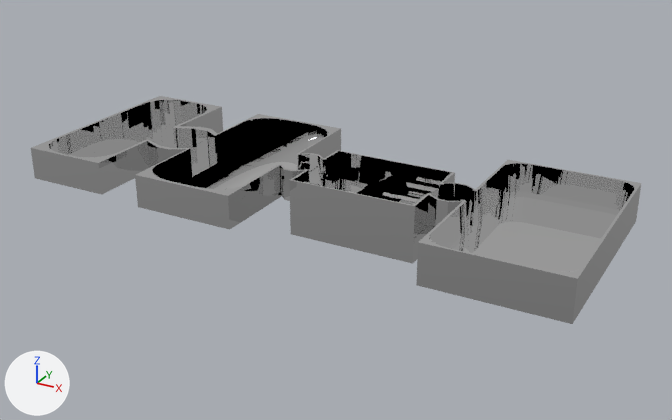
Before and after pictures for a commit that changed the FBX model Robot Invasion 2.0/Assets/Assets/Level Parts/Level 1.fbx.
Camera for both pictures: a camera (50 mm lens) standing at (51.0, -104.4, 53.9) and looking at (-6.4, 0.1, 1.7). Arrows for +X, +Y and +Z are at lower left; the lights stay in place.

In view in the first picture: 'Coredoor Wall', 'Enemy Floor', 'Enemy Wall', 'Hero Coredoor', 'Hero Wall', 'Power Up Floor', 'Power Up Wall', 'Weapon Room Entrence Wall', 'Weapon Room Floor', 'Weapon Room Wall'.
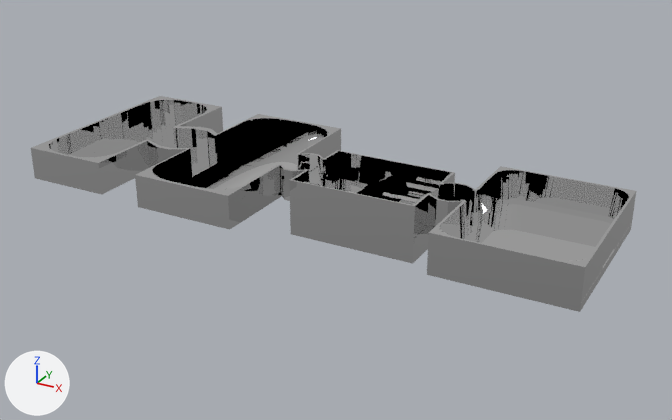
The edits, one by one:
me_cube_001 is used by ob_enemy_floor; location (0.0, 0.0, 0.0).
me_cube_001 had 8 vertices, 6 faces and spanned x 13.3..31.0, y -15.5..14.5, z 3.3..3.4.
me_cube_001 now has 8 vertices, 6 faces and spans x 13.3..31.4, y -12.7..11.5, z 3.3..3.4.
me_cube_001 part 1: the whole mesh is rebuilt.
me_cube_002 is used by ob_enemy_wall; location (0.0, 0.0, 0.0).
me_cube_002 had 632 vertices, 626 faces and spanned x 12.3..31.3, y -15.8..14.8, z 2.3..7.9.
me_cube_002 now has 820 vertices, 815 faces and spans x 12.3..31.3, y -12.8..11.8, z 2.3..7.9.
me_cube_002 part 2: 296 vertices moved from x 13.0..31.3, y -15.8..14.8, z 2.3..7.9 to x 13.0..31.3, y -12.8..11.8, z 2.3..7.9; 20 vertices removed from x 13.9..31.0, y -14.3..13.3, z 3.8..7.9; 208 vertices added at x 12.3..31.3, y -12.8..11.8, z 2.3..7.9.

Boxes (x1, y1, x2, y2) around the edits, measured in the pictures (672 x 420 px; the box of a moved part takes in the faces that stretch with it):
'Enemy Wall', reshaped (7% narrower, 11% shorter): before (416, 160, 641, 324); after (427, 166, 636, 312)
part 1 of me_cube_001, moved or reshaped: before (451, 194, 618, 272); after (462, 201, 632, 269)
